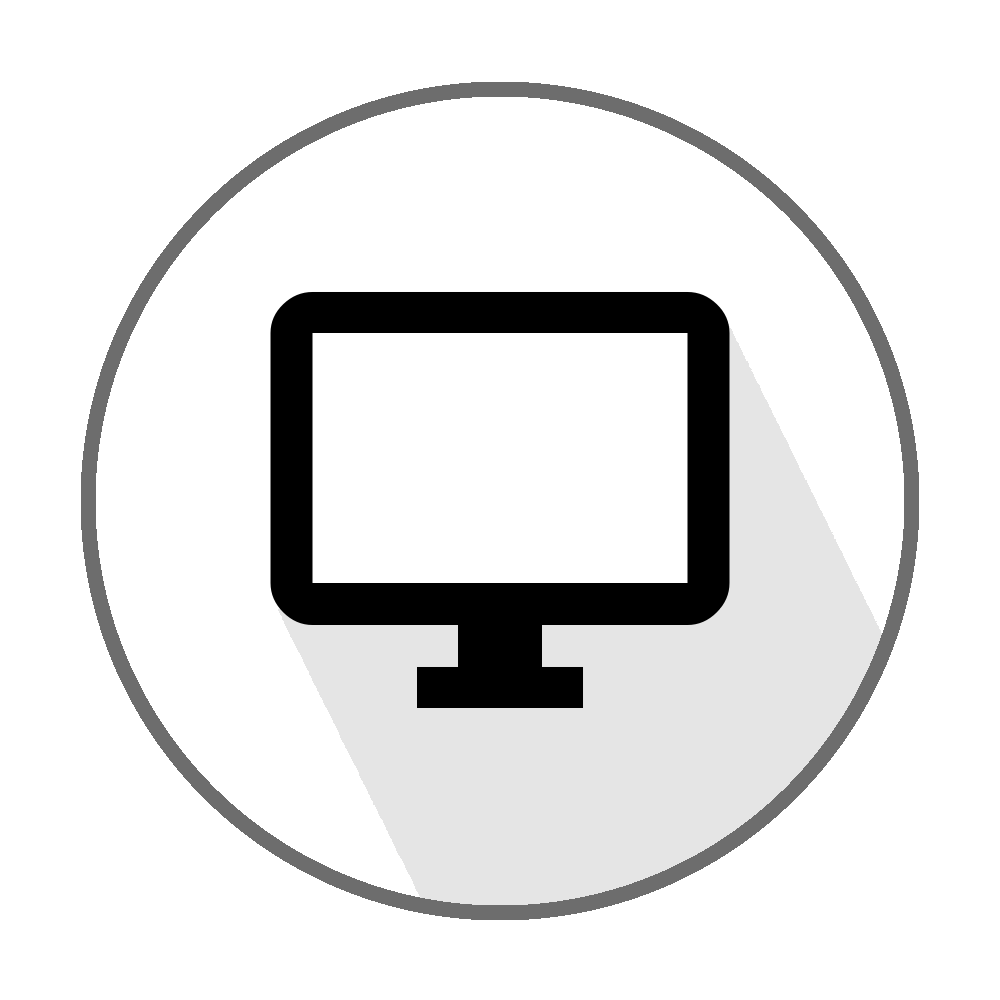
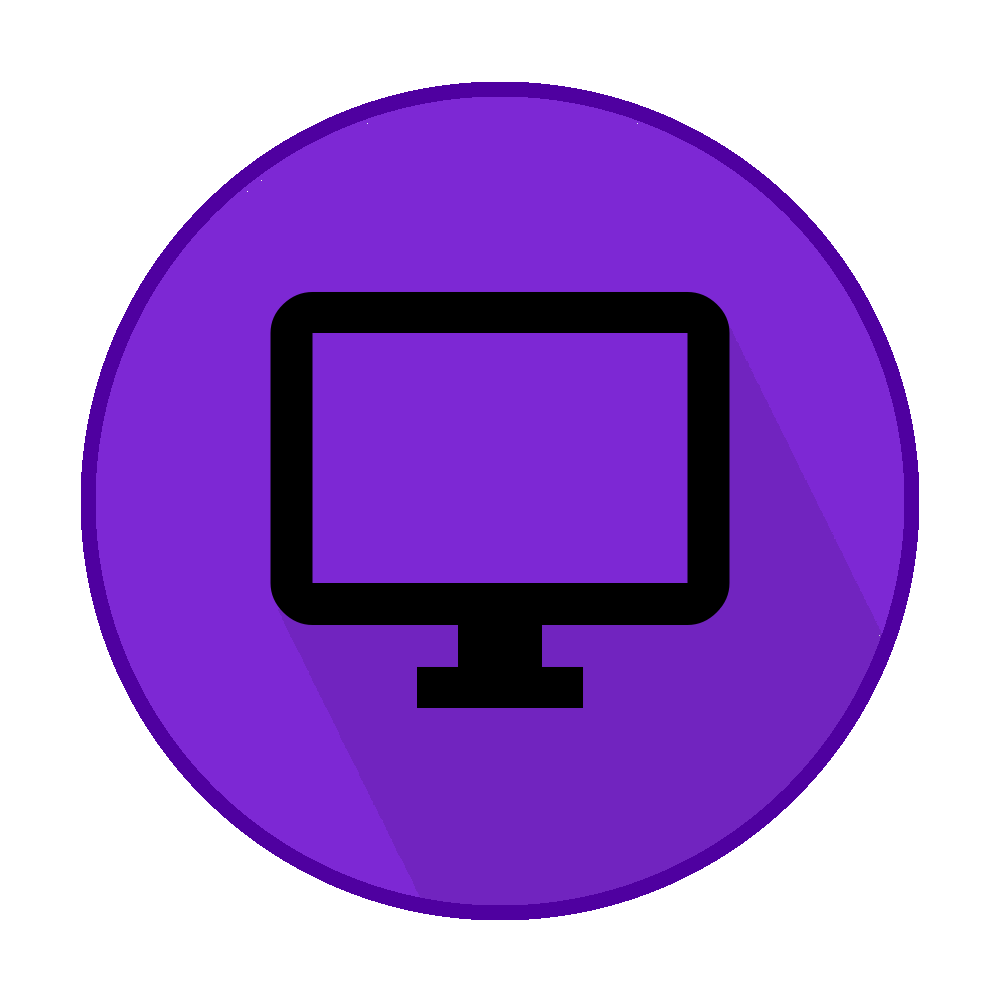
Revision of a layered 1000 x 1000 image; what changed, layer by layer:
painted on "Ring" over [81, 82, 919, 920]
showed "Center", painted on it over [81, 82, 919, 920]
